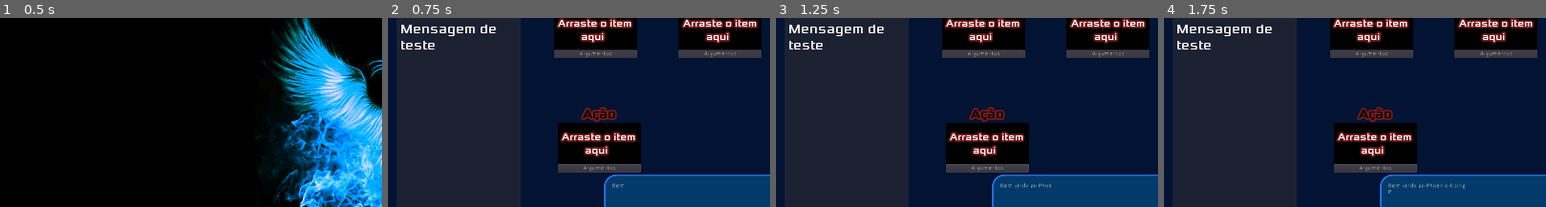
Above: before the commit, frames 1-4 (left to right).
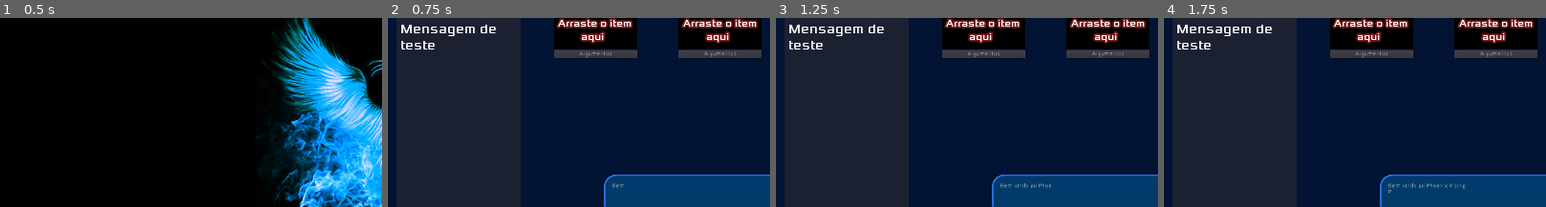
Above: after the commit, the same moments.

Repository: MateusdosAnjos/MAC0499
Game: Godot game, scene res://TelaInicial/TitleScreen.tscn
The game is run twice, just before and just after one commit, with the same random seed, the same clock (stepped at 60 frames per second) and the same inputs.
Inputs:
- Up to frame 1 (0.5 s): no input
- Up to frame 2 (0.75 s): click "Novo Jogo" at 0.5 s
- Up to frame 3 (1.25 s): no input
- Up to frame 4 (1.75 s): click "Tela Cheia" at 1.25 s
The pictures show only the part of the screen within x 0-50%, y 24-74%; the shares and areas given below are measured in that part.

Frame 1 is identical in both runs. In frame 2, 6.2% of the frame differs, in the area x 44-67%, y 46-82%; in frame 3, 6.2%; in frame 4, 6.2%.

Commit message:
Update Tutorial.tscn

Diff:
--- a/Phoenix Rising/Tutorial/Tutorial.tscn
+++ b/Phoenix Rising/Tutorial/Tutorial.tscn
@@ -7,7 +7,6 @@
 [ext_resource path="res://ItensDoJogo/Inventory.tscn" type="PackedScene" id=5]
 [ext_resource path="res://ActionSpace/ActionSpace.tscn" type="PackedScene" id=6]
 [ext_resource path="res://UsersGuide/UsersGuide.tscn" type="PackedScene" id=7]
-[ext_resource path="res://Sandbox/MovableActionSpace.tscn" type="PackedScene" id=8]
 
 [node name="Tutorial" type="Control"]
 script = ExtResource( 1 )
@@ -73,9 +72,6 @@
 margin_right = 1806.0
 margin_bottom = 842.0
 text = "Nivel 1"
-
-[node name="MovableActionSpace" parent="." instance=ExtResource( 8 )]
-position = Vector2( 409.136, 475.294 )
 [connection signal="input_output_defined" from="." to="Run" method="_on_Tutorial_input_output_defined"]
 [connection signal="pressed" from="FullScreen" to="." method="_on_FullScreen_pressed"]
 [connection signal="pressed" from="Run" to="Run" method="_on_Run_pressed"]
Not shown: 1 places in Phoenix Rising/Tutorial/Tutorial.tscn that only renumber resources
